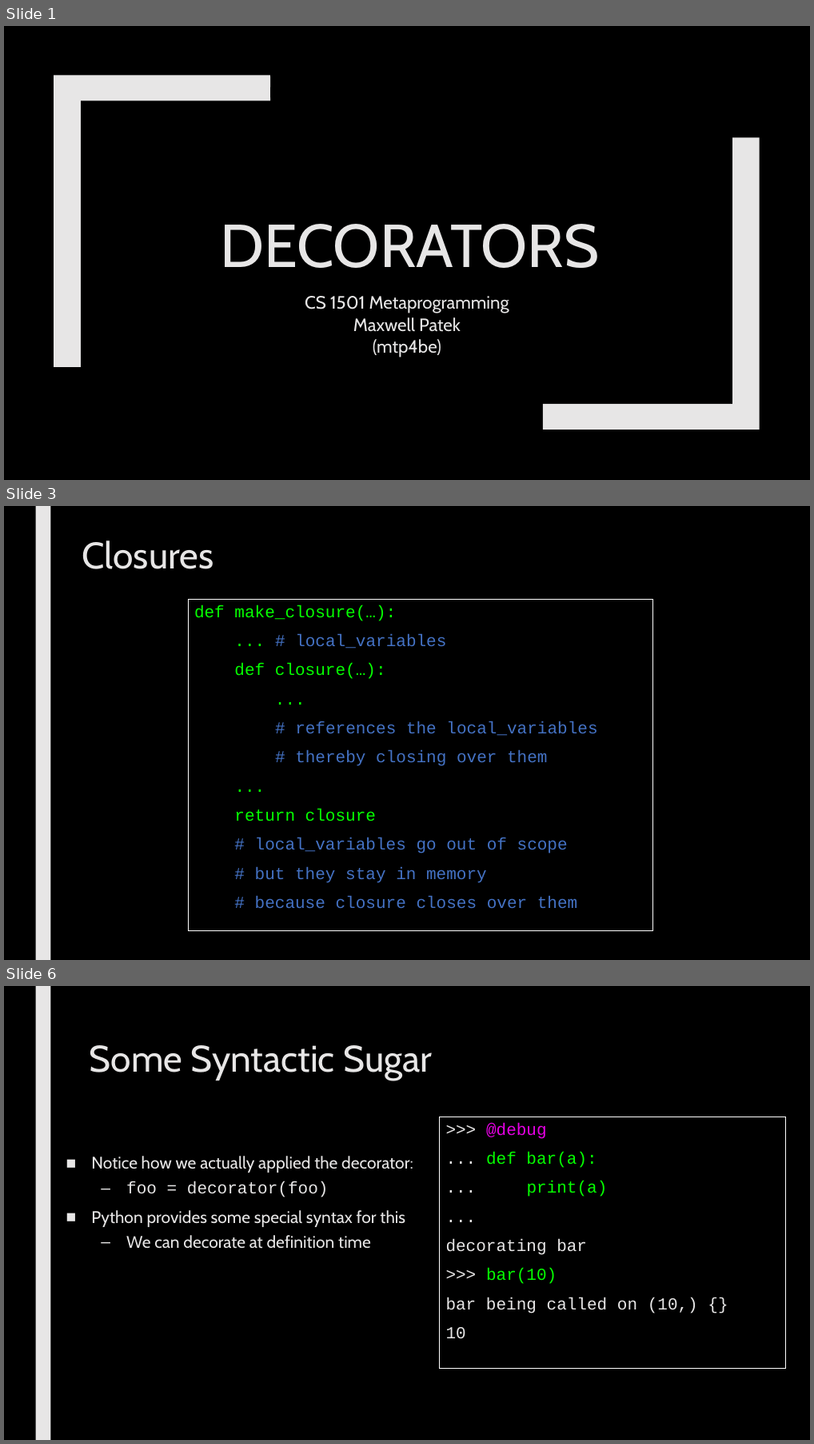
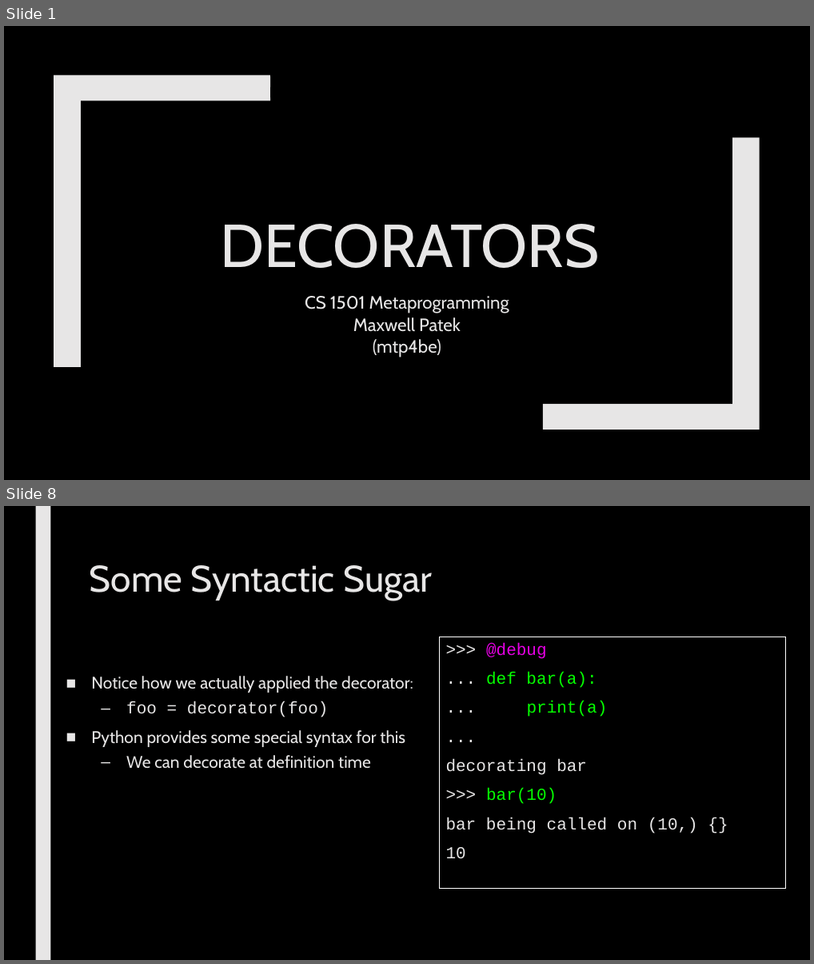
Before and after one commit to max7patek/metaprogramming, a slide deck: slides/04-Decorators.pptx. Shown one above the other, each under a label of ours: slides 1, 3 and 6 before the commit, slides 1 and 8 after it; the slides between them are not shown. The pictures are 814x1444 and 814x964 pixels, drawn with LibreOffice and Linux fonts; fonts in the diff are those of the drawing. Boxes give left, top, right and bottom in pixels: in the first picture for what was removed or moved away, otherwise in the second. Text is boxed around its words. In the diff, an @@ line names an element or a change of style, - is before the commit and + after.

```diff
--- a/slides/04-Decorators.pptx
+++ b/slides/04-Decorators.pptx
@@ slide 3 removed at <box>4,506,810,960</box>, background #000000; not listed: 1 template element that a slide beside it also shows @@
@@ title removed at <box>82,540,214,569</box> @@
-Closures
@@ rectangle removed at <box>189,599,654,931</box> @@
-def make_closure(…):
-... # local_variables
-def closure(…):
-...
-# references the local_variables
-# thereby closing over them
-...
-return closure
-# local_variables go out of scope
-# but they stay in memory
-# because closure closes over them
@@ what was slide 6 is now slide 8 @@
```
Also in this commit, not shown: 5 slides changed, 4 slides added.
